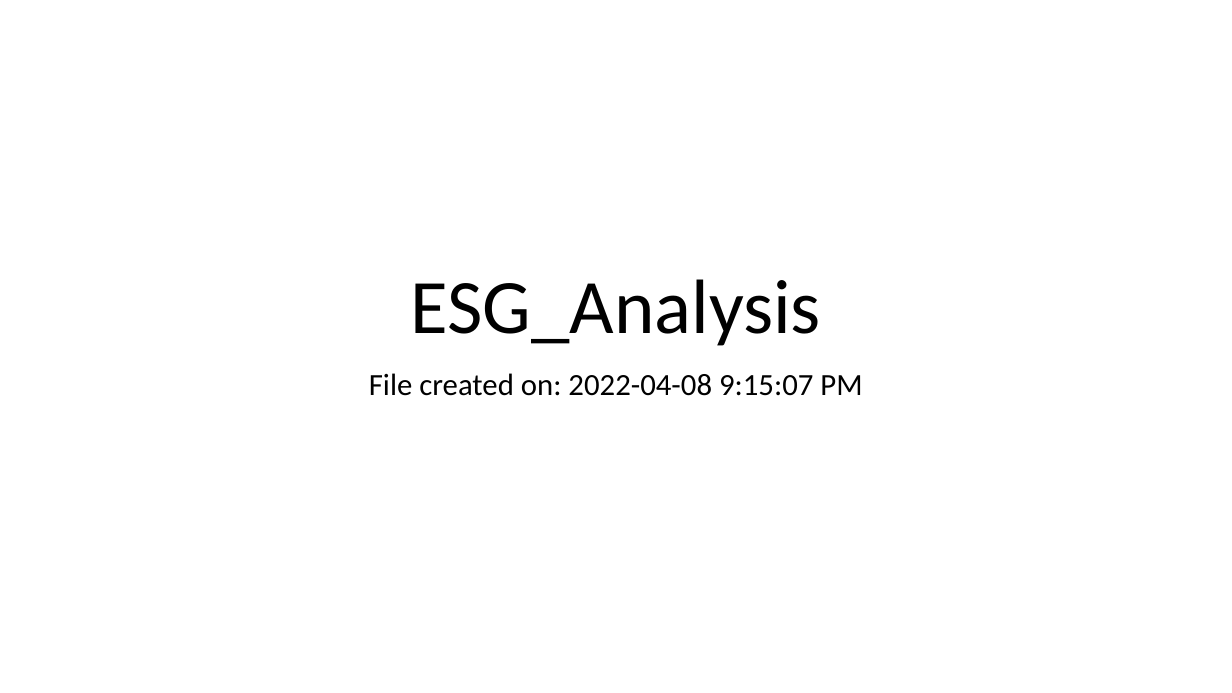
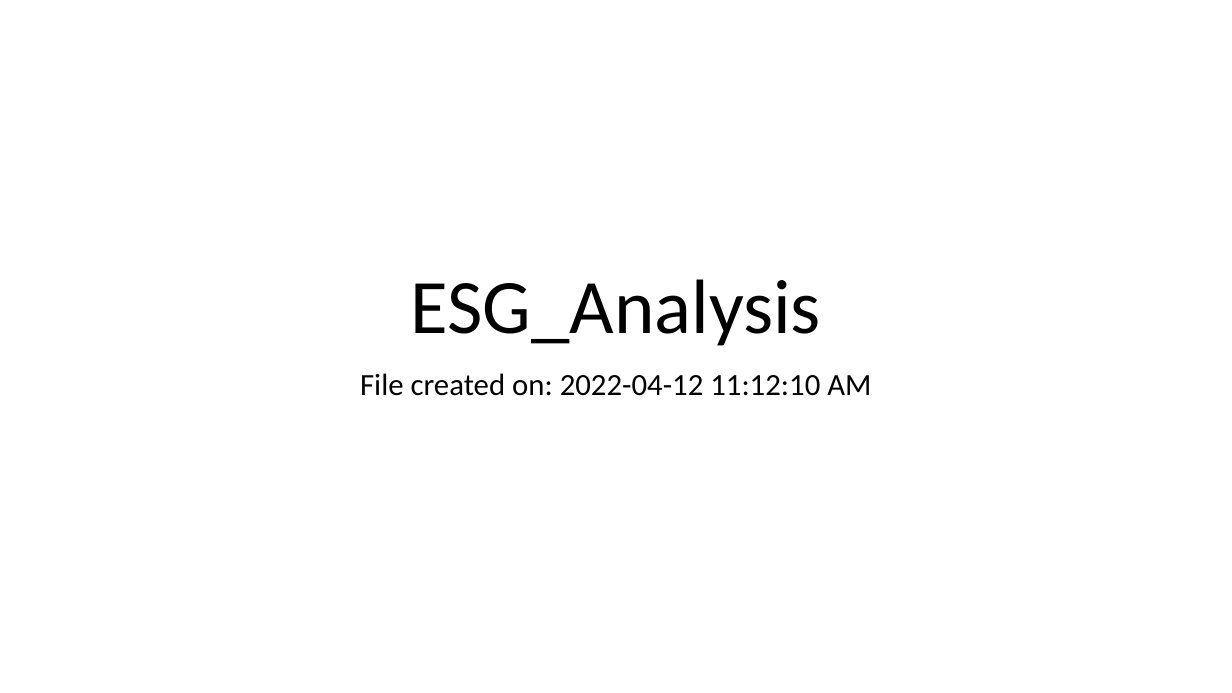
Before and after one commit to sucharita1/ESG_investing_analysis, a slide deck: slide 1 of Dashboard/ESG_Analysis.pptx. Drawn at 1232x693 pixels with LibreOffice and Linux fonts; fonts in the diff are those of the drawing. Boxes give left, top, right and bottom in pixels: in the first picture for what was removed or moved away, otherwise in the second. Text is boxed around its words. In the diff, an @@ line names an element or a change of style, - is before the commit and + after.

```diff
--- a/Dashboard/ESG_Analysis.pptx
+++ b/Dashboard/ESG_Analysis.pptx
@@ subtitle at (360,373,871,396): text changed @@
-File created on: 2022-04-08 9:15:07 PM
+File created on: 2022-04-12 11:12:10 AM
```
Also in this commit, not shown: 19 slides added, 6 slides removed, 2 other files.
